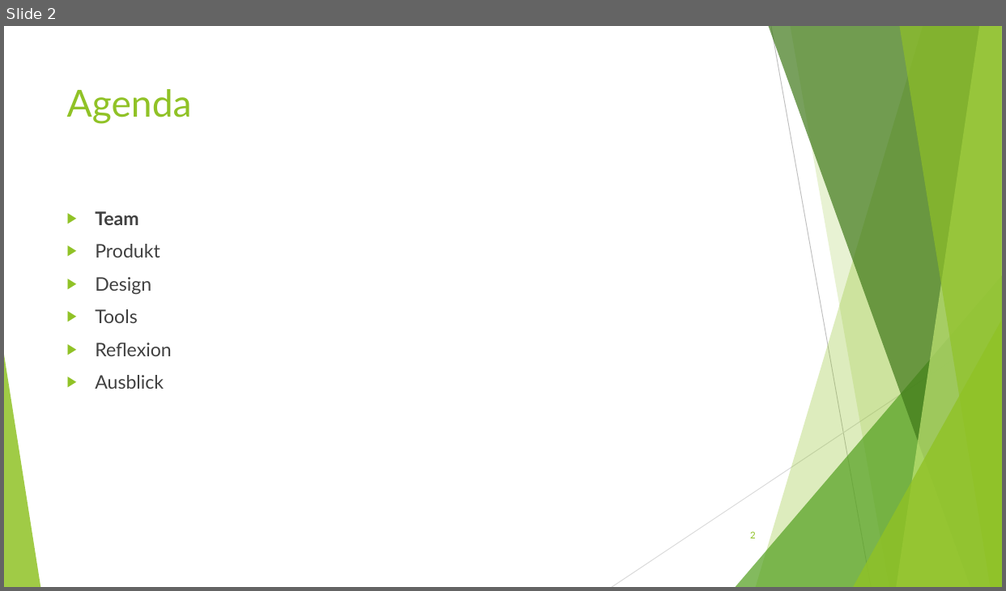
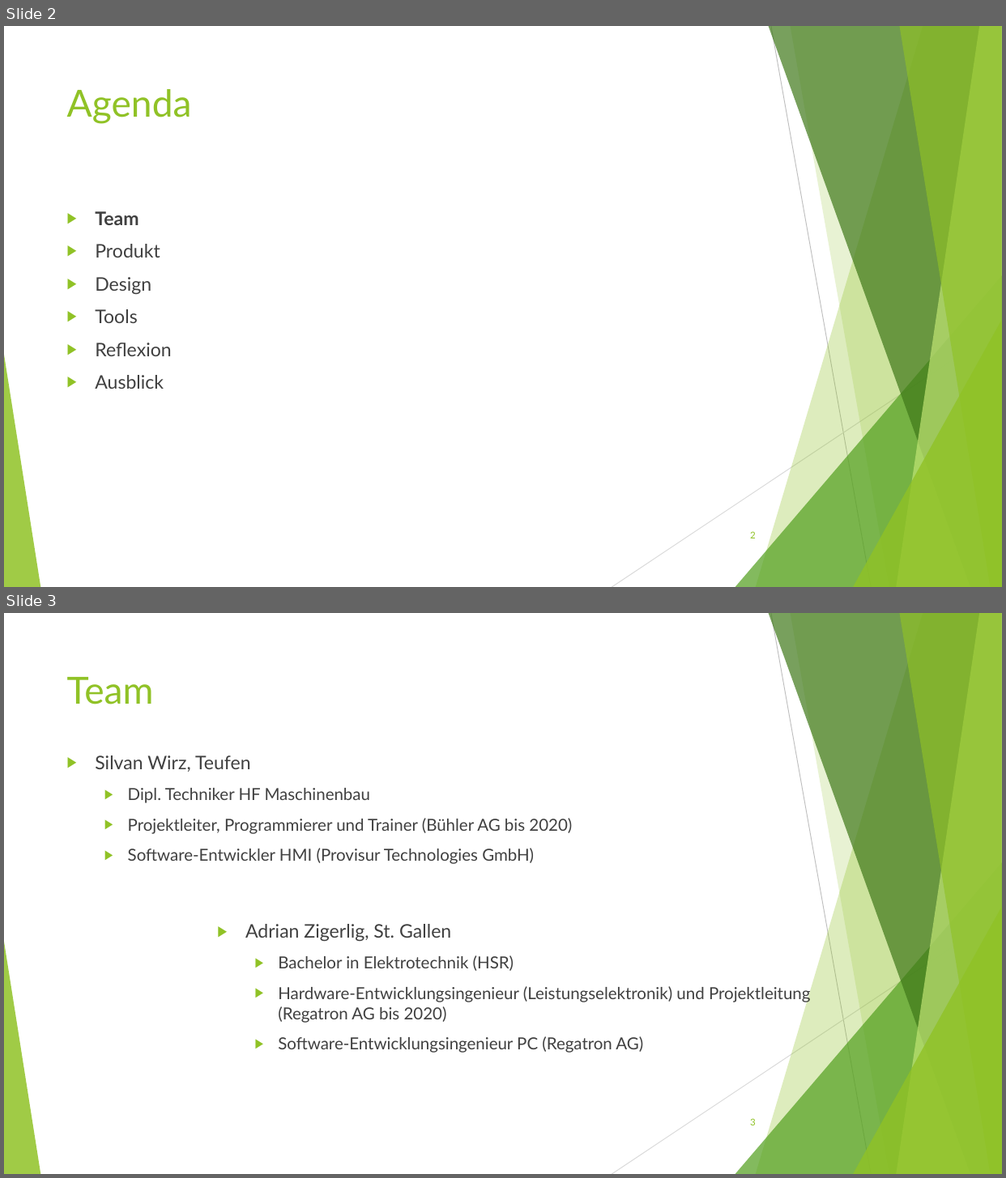
Before and after one commit to BirbsOfPrey/RecipeManager-Project, a slide deck: Präsentation/RecipeManager_Präsentation.pptx. Shown one above the other, each under a label of ours: slide 2 before the commit, slides 2 and 3 after it. The pictures are 1006x591 and 1006x1178 pixels, drawn with LibreOffice and Linux fonts; fonts in the diff are those of the drawing. Boxes give left, top, right and bottom in pixels: in the first picture for what was removed or moved away, otherwise in the second. Text is boxed around its words. In the diff, an @@ line names an element or a change of style, - is before the commit and + after.

```diff
--- a/Präsentation/RecipeManager_Präsentation.pptx
+++ b/Präsentation/RecipeManager_Präsentation.pptx
@@ slide 3 added at (4, 613, 1002, 1174), background #FFFFFF; not listed: 10 template elements that a slide beside it also shows @@
@@ title added at (67, 677, 154, 705), 36 pt, text #90C226 @@
+Team
@@ text added at (95, 756, 572, 864), 16 pt, text #404040 @@
+▶ Silvan Wirz, Teufen
+  ▶ Dipl. Techniker HF Maschinenbau
+  ▶ Projektleiter, Programmierer und Trainer (Bühler AG bis 2020)
+  ▶ Software-Entwickler HMI (Provisur Technologies GmbH)
@@ text added at (245, 924, 811, 1053), 16 pt, text #404040 @@
+▶ Adrian Zigerlig, St. Gallen
+  ▶ Bachelor in Elektrotechnik (HSR)
+  ▶ Hardware-Entwicklungsingenieur (Leistungselektronik) und Projektleitung (Regatron AG bis 2020)
+  ▶ Software-Entwicklungsingenieur PC (Regatron AG)
@@ page number added at (750, 1118, 756, 1126), 9 pt, text #90C226 @@
+3
```
Also in this commit, not shown: 4 slides changed, 11 other slides added, 4 slides removed.
